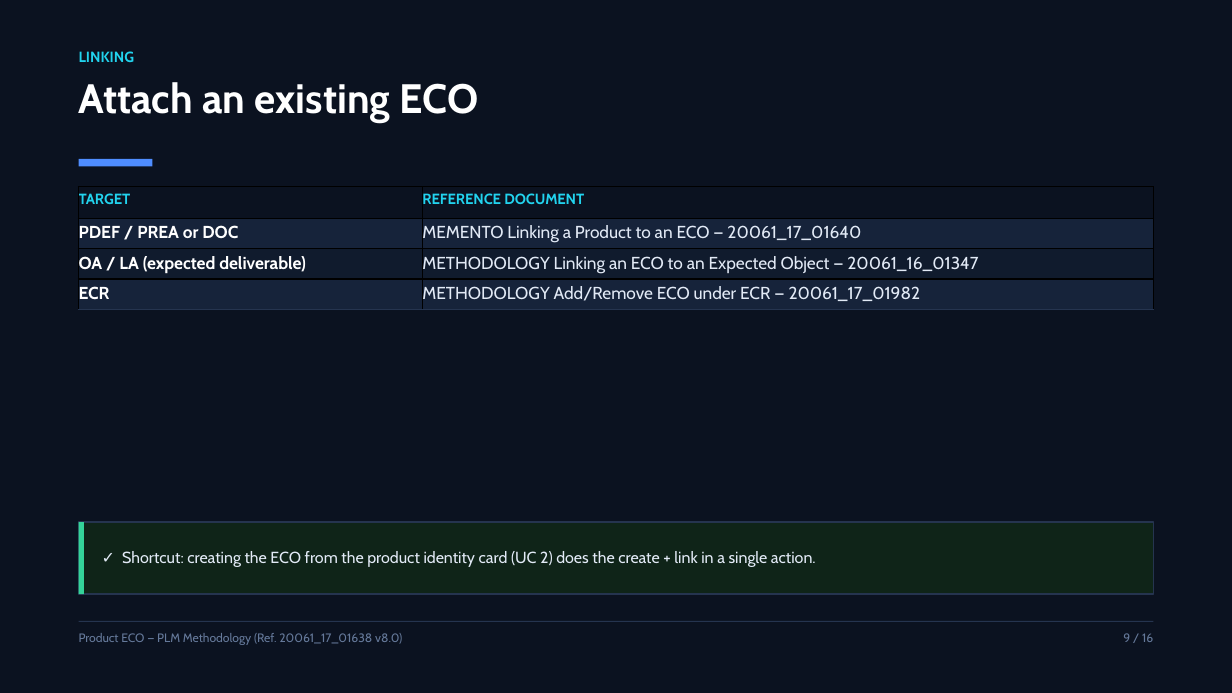
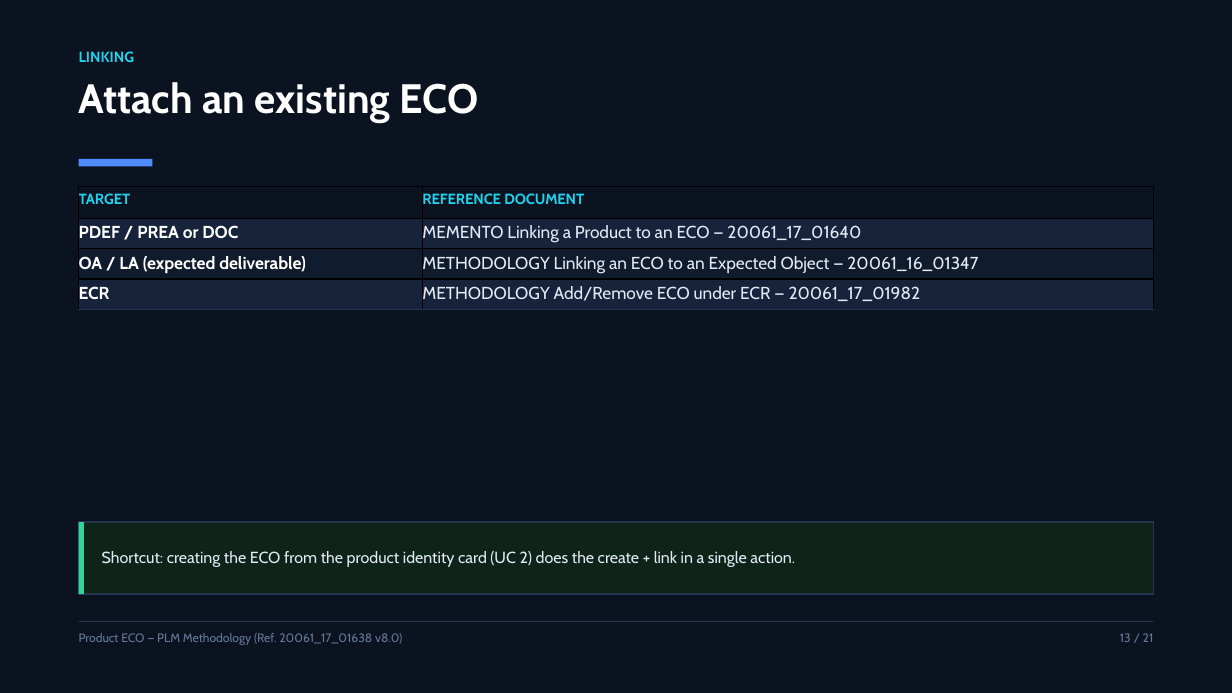
Before and after one commit to OUBELLA22/PLM, a slide deck: slide 13 of eco-presentation/ECO_Product_Presentation.pptx (slide 9 before the commit). Drawn at 1232x693 pixels with LibreOffice and Linux fonts; fonts in the diff are those of the drawing. Boxes give left, top, right and bottom in pixels: in the first picture for what was removed or moved away, otherwise in the second. Text is boxed around its words. In the diff, an @@ line names an element or a change of style, - is before the commit and + after.

```diff
--- a/eco-presentation/ECO_Product_Presentation.pptx
+++ b/eco-presentation/ECO_Product_Presentation.pptx
@@ text in rectangle at [102, 551, 795, 567]: text changed @@
-✓ Shortcut: creating the ECO from the product identity card (UC 2) does the create + link in a single action.
+Shortcut: creating the ECO from the product identity card (UC 2) does the create + link in a single action.
@@ text at [1120, 633, 1154, 642]: text changed @@
-9 / 16
+13 / 21
```
Also in this commit, not shown: 13 other slides changed, 6 slides added, 1 slide removed, 42 other files.
